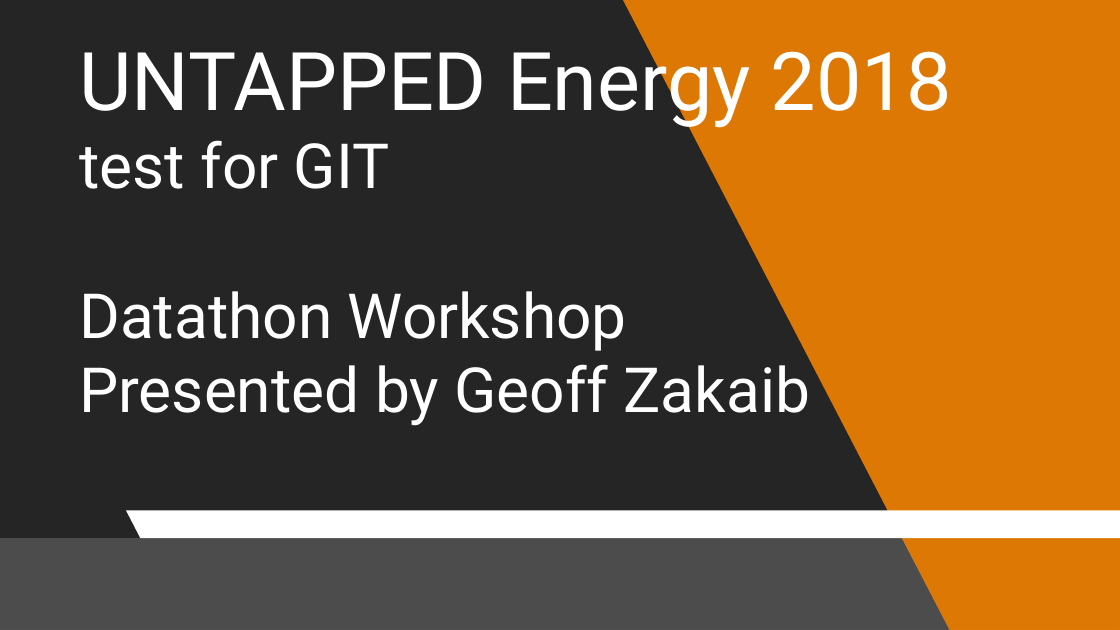
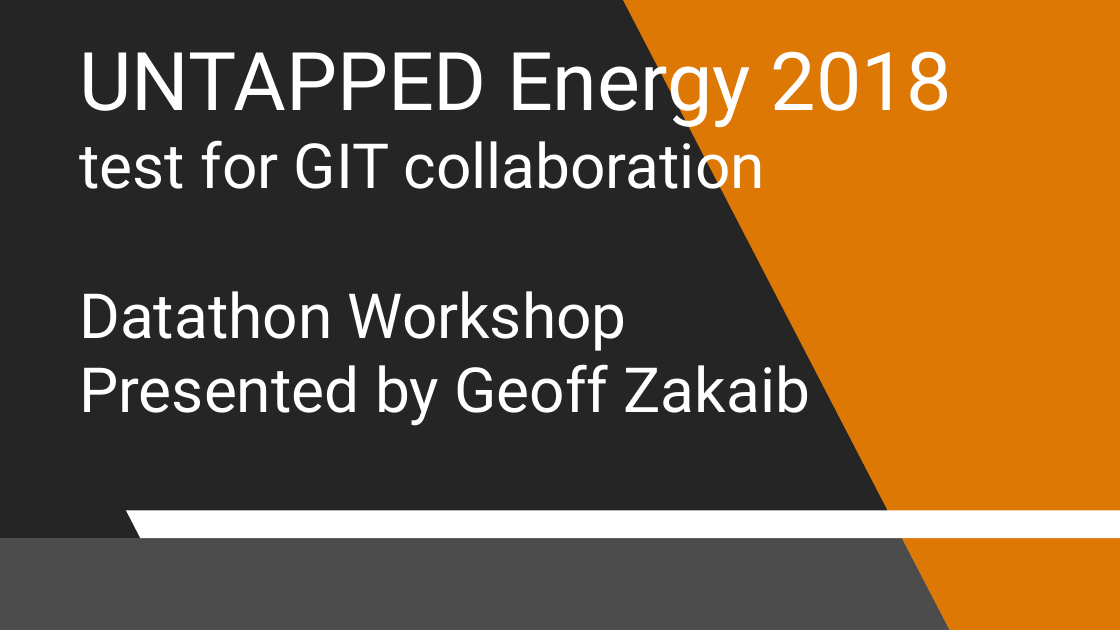
Before and after one commit to untapped-energy/data, a slide deck: slide 1 of contributed-data/1_aging_infrastructure/DO NOT USE - test files/Untapped 2018_Datathon Workshop_video.pptx. Drawn at 1120x630 pixels with LibreOffice and Linux fonts; fonts in the diff are those of the drawing; background and template pictures are left out; a plain dark background stands for a picture behind light text. Boxes give left, top, right and bottom in pixels: in the first picture for what was removed or moved away, otherwise in the second. Text is boxed around its words. In the diff, an @@ line names an element or a change of style, - is before the commit and + after.

Commit message:
test
test

```diff
--- a/contributed-data/1_aging_infrastructure/DO NOT USE - test files/Untapped 2018_Datathon Workshop_video.pptx
+++ b/contributed-data/1_aging_infrastructure/DO NOT USE - test files/Untapped 2018_Datathon Workshop_video.pptx
@@ text at (79,36,953,351): text changed @@
-UNTAPPED Energy 2018
-test for GIT
-Datathon Workshop
+UNTAPPED Energy 2018
+test for GIT collaboration
+Datathon Workshop
```
